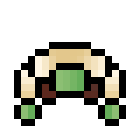
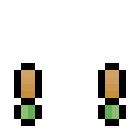
Layer changes from the first 140px x 140px image to the second:
moved "Zh.png" into group "1" over [49, 63, 91, 98]
added group "5" with 3 layers above "4" over [21, 42, 119, 105]
added layer "Za.png #2" in group "5" over [21, 63, 119, 105]
moved "Zt.png" into group "2" over [28, 42, 112, 84]
moved "Za.png" into group "2" over [21, 63, 119, 105]
hid "LLeg" over [77, 49, 105, 105]
hid "RLeg" over [35, 49, 63, 105]
